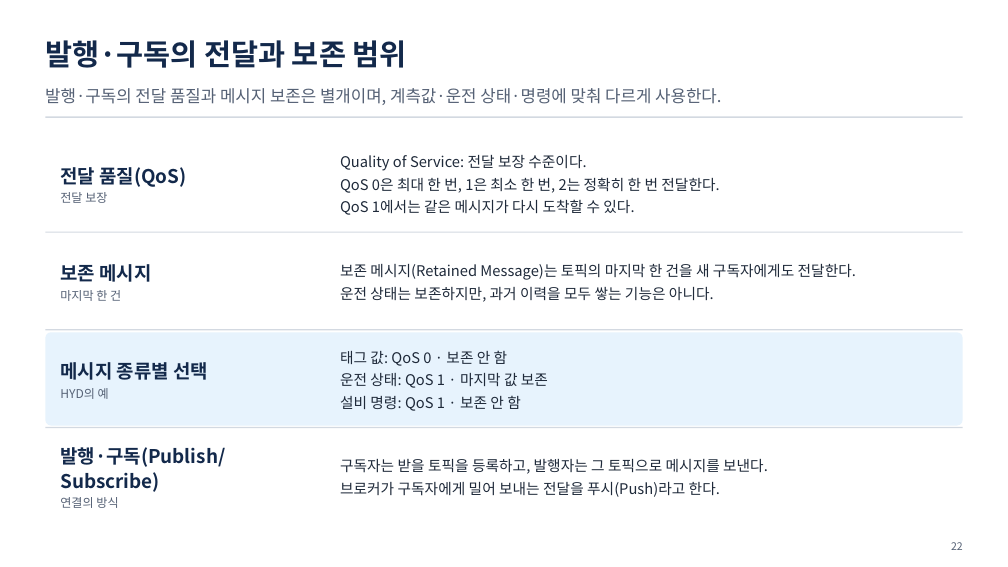
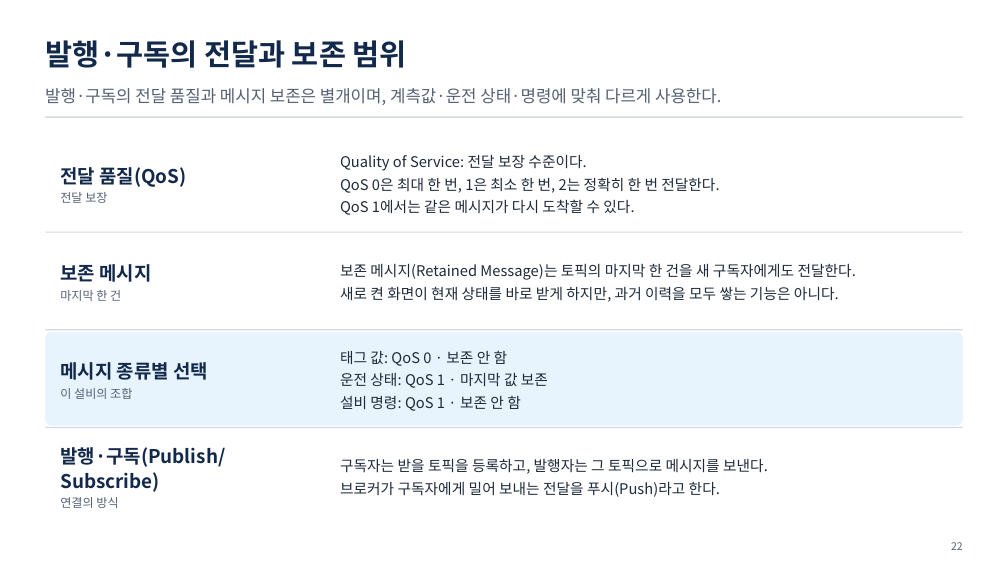
Before and after one commit to uengine-oss/hyd-iot-edu, a slide deck: slide 22 of 산출물/통합반/이론/01회차/통합반_01일차.pptx. Drawn at 1008x567 pixels with LibreOffice and Linux fonts; fonts in the diff are those of the drawing. Boxes give left, top, right and bottom in pixels: in the first picture for what was removed or moved away, otherwise in the second. Text is boxed around its words. In the diff, an @@ line names an element or a change of style, - is before the commit and + after.

```diff
--- a/산출물/통합반/이론/01회차/통합반_01일차.pptx
+++ b/산출물/통합반/이론/01회차/통합반_01일차.pptx
@@ text at box(340, 287, 839, 302): text changed @@
-운전 상태는 보존하지만, 과거 이력을 모두 쌓는 기능은 아니다.
+새로 켠 화면이 현재 상태를 바로 받게 하지만, 과거 이력을 모두 쌓는 기능은 아니다.
@@ text at box(60, 388, 132, 399): text changed @@
-HYD의 예
+이 설비의 조합
```
Also in this commit, not shown: 15 other slides changed, 10 other files.
